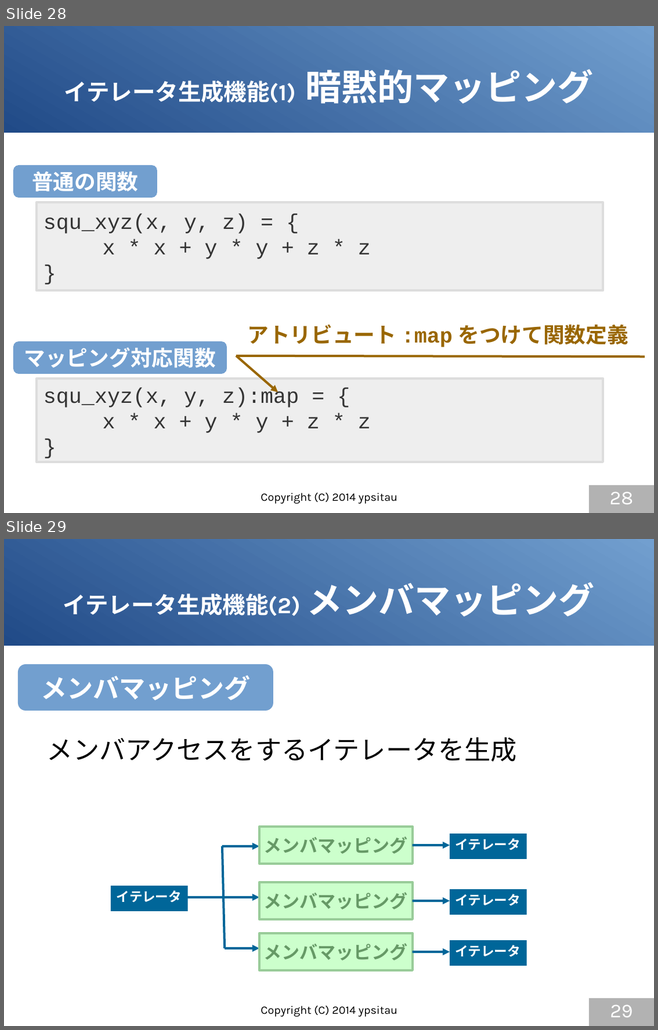
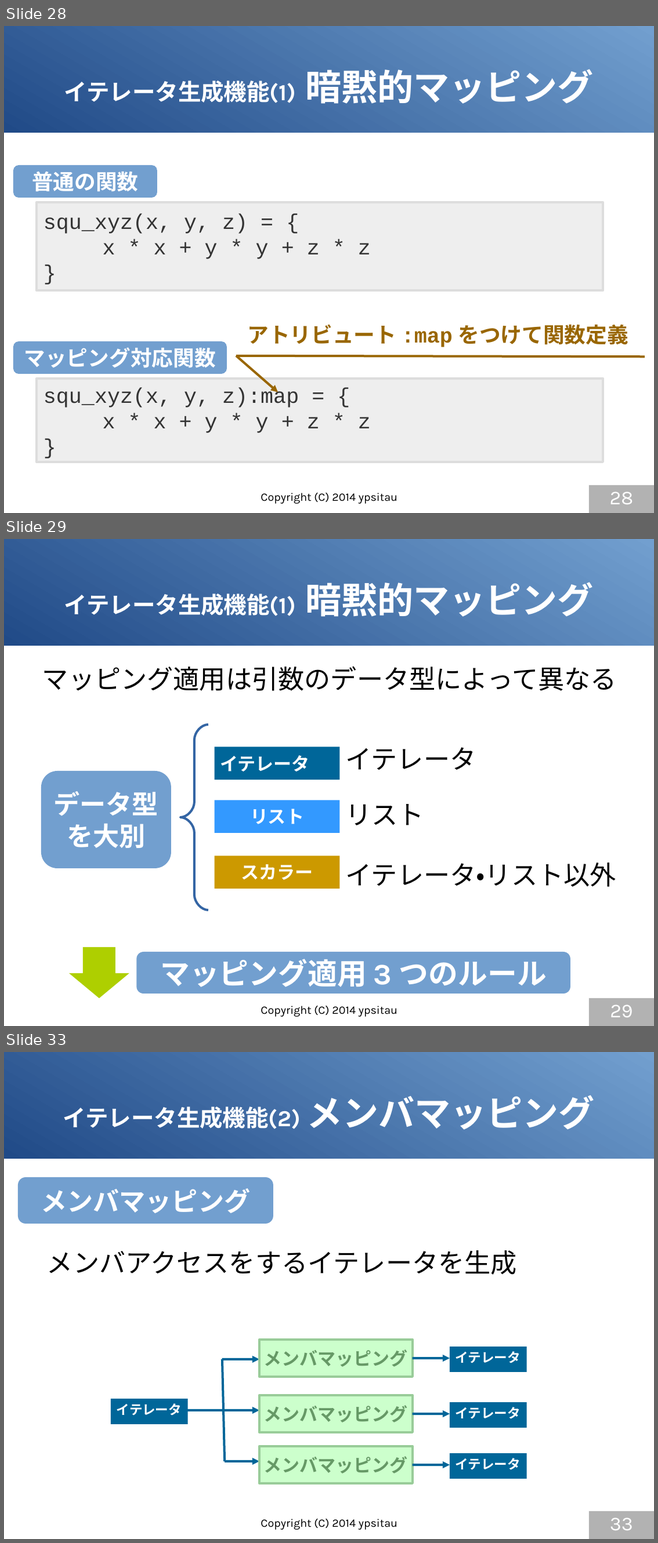
Before and after one commit to gura-lang/gura-doc, a slide deck: presentation/gura-introduction.odp. Shown one above the other, each under a label of ours: slides 28 and 29 before the commit, slides 28, 29 and 33 after it; the slides between them are not shown. The pictures are 658x1030 and 658x1543 pixels, drawn with LibreOffice and Linux fonts; fonts in the diff are those of the drawing. Boxes give left, top, right and bottom in pixels: in the first picture for what was removed or moved away, otherwise in the second. Text is boxed around its words. In the diff, an @@ line names an element or a change of style, - is before the commit and + after.

```diff
--- a/presentation/gura-introduction.odp
+++ b/presentation/gura-introduction.odp
@@ slide 29 added at (4, 539, 654, 1026), background #FFFFFF; not listed: 1 template element that a slide beside it also shows @@
@@ title added at (64, 582, 593, 617), 28 pt, text #FFFFFF, bold @@
+イテレータ生成機能(1) 暗黙的マッピング
@@ text added at (42, 666, 616, 691), 32 pt, text #000000 @@
+マッピング適用は引数のデータ型によって異なる
@@ freeform shape added at (180, 725, 208, 910), outline #3465A4 2.83 pt @@
@@ rectangle added at (215, 747, 340, 780), fill #006699, 22 pt, text #FFFFFF, bold @@
+イテレータ
@@ text added at (346, 747, 476, 770), 32 pt, text #000000 @@
+イテレータ
@@ rounded rectangle added at (41, 771, 171, 868), fill #729FCF, 32 pt, text #FFFFFF, bold @@
+データ型
+を大別
@@ rectangle added at (215, 800, 340, 833), fill #3399FF, 22 pt, text #FFFFFF, bold @@
+リスト
@@ text added at (346, 804, 424, 826), 32 pt, text #000000 @@
+リスト
@@ rectangle added at (215, 856, 340, 889), fill #CC9900, 22 pt, text #FFFFFF, bold @@
+スカラー
@@ text added at (346, 863, 616, 887), 32 pt, text #000000 @@
+イテレータ・リスト以外
@@ down arrow added at (69, 947, 129, 999), fill #AECF00 @@
@@ rounded rectangle added at (137, 952, 571, 994), fill #729FCF, 36 pt, text #FFFFFF, bold @@
+マッピング適用 3 つのルール
@@ text added at (260, 1006, 397, 1017), 14 pt, text #000000 @@
+Copyright (C) 2014 ypsitau
@@ page number added at (589, 999, 654, 1026), fill #B2B2B2, 24 pt, text #FFFFFF @@
+29
@@ what was slide 29 is now slide 33 @@
@@ page number at (610, 1518, 633, 1530): text changed @@
-29
+33
```
Also in this commit, not shown: 6 slides changed, 3 other slides added.
